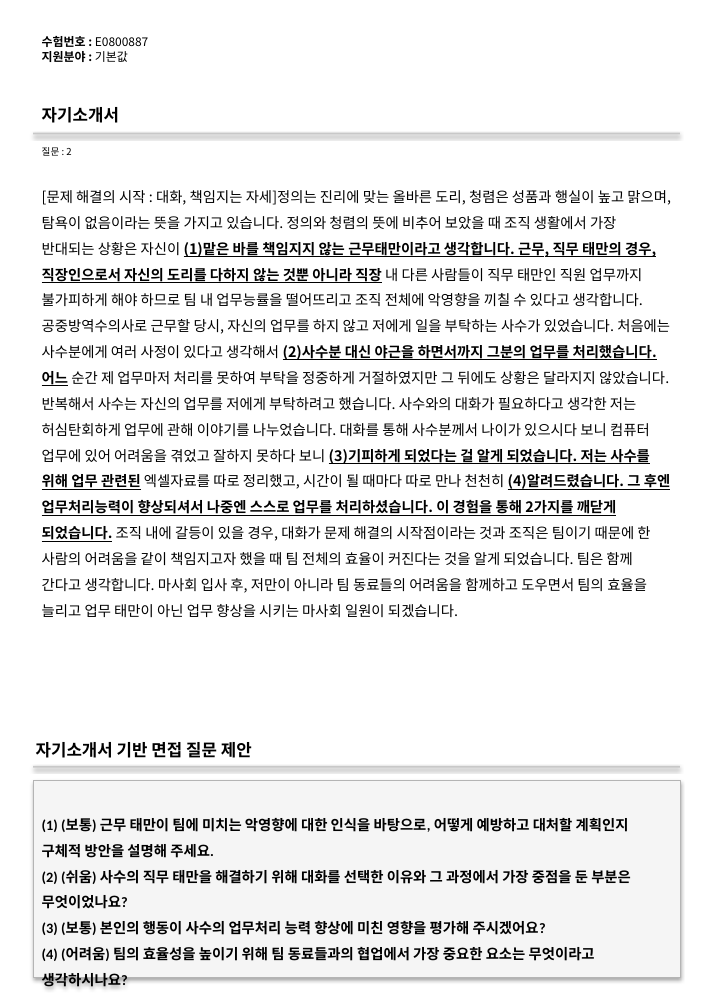
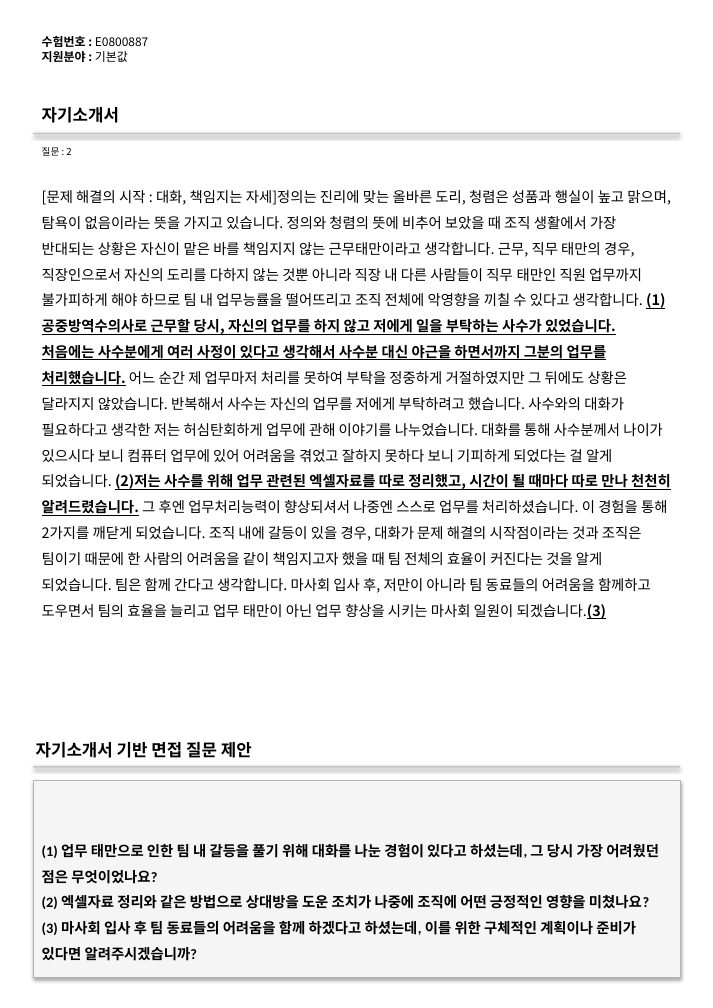
Before and after one commit to DaeGul2/isbr-auto-questionnaire, a slide deck: slide 6 of flask-server/outputs/output.pptx. Drawn at 713x1008 pixels with LibreOffice and Linux fonts; fonts in the diff are those of the drawing. Boxes give left, top, right and bottom in pixels: in the first picture for what was removed or moved away, otherwise in the second. Text is boxed around its words. In the diff, an @@ line names an element or a change of style, - is before the commit and + after.

Commit message:
프롬프트 및 파싱방법수정
원본 근거 텍스트 뱉고 그거 기반으로 인덱스검색

```diff
--- a/flask-server/outputs/output.pptx
+++ b/flask-server/outputs/output.pptx
@@ text at [42,190,671,619]: text changed @@
-[문제 해결의 시작 : 대화, 책임지는 자세]정의는 진리에 맞는 올바른 도리, 청렴은 성품과 행실이 높고 맑으며, 탐욕이 없음이라는 뜻을 가지고 있습니다. 정의와 청렴의 뜻에 비추어 보았을 때 조직 생활에서 가장 반대되는 상황은 자신이 (1)맡은 바를 책임지지 않는 근무태만이라고 생각합니다. 근무, 직무 태만의 경우, 직장인으로서 자신의 도리를 다하지 않는 것뿐 아니라 직장 내 다른 사람들이 직무 태만인 직원 업무까지 불가피하게 해야 하므로 팀 내 업무능률을 떨어뜨리고 조직 전체에 악영향을 끼칠 수 있다고 생각합니다. 공중방역수의사로 근무할 당시, 자신의 업무를 하지 않고 저에게 일을 부탁하는 사수가 있었습니다. 처음에는 사수분에게 여러 사정이 있다고 생각해서 (2)사수분 대신 야근을 하면서까지 그분의 업무를 처리했습니다. 어느 순간 제 업무마저 처리를 못하여 부탁을 정중하게 거절하였지만 그 뒤에도 상황은 달라지지 않았습니다. 반복해서 사수는 자신의 업무를 저에게 부탁하려고 했습니다. 사수와의 대화가 필요하다고 생각한 저는 허심탄회하게 업무에 관해 이야기를 나누었습니다. 대화를 통해 사수분께서 나이가 있으시다 보니 컴퓨터 업무에 있어 어려움을 겪었고 잘하지 못하다 보니 (3)기피하게 되었다는 걸 알게 되었습니다. 저는 사수를 위해 업무 관련된 엑셀자료를 따로 정리했고, 시간이 될 때마다 따로 만나 천천히 (4)알려드렸습니다. 그 후엔 업무처리능력이 향상되셔서 나중엔 스스로 업무를 처리하셨습니다. 이 경험을 통해 2가지를 깨닫게 되었습니다. 조직 내에 갈등이 있을 경우, 대화가 문제 해결의 시작점이라는 것과 조직은 팀이기 때문에 한 사람의 어려움을 같이 책임지고자 했을 때 팀 전체의 효율이 커진다는 것을 알게 되었습니다. 팀은 함께 간다고 생각합니다. 마사회 입사 후, 저만이 아니라 팀 동료들의 어려움을 함께하고 도우면서 팀의 효율을 늘리고 업무 태만이 아닌 업무 향상을 시키는 마사회 일원이 되겠습니다.
+[문제 해결의 시작 : 대화, 책임지는 자세]정의는 진리에 맞는 올바른 도리, 청렴은 성품과 행실이 높고 맑으며, 탐욕이 없음이라는 뜻을 가지고 있습니다. 정의와 청렴의 뜻에 비추어 보았을 때 조직 생활에서 가장 반대되는 상황은 자신이 맡은 바를 책임지지 않는 근무태만이라고 생각합니다. 근무, 직무 태만의 경우, 직장인으로서 자신의 도리를 다하지 않는 것뿐 아니라 직장 내 다른 사람들이 직무 태만인 직원 업무까지 불가피하게 해야 하므로 팀 내 업무능률을 떨어뜨리고 조직 전체에 악영향을 끼칠 수 있다고 생각합니다. (1)공중방역수의사로 근무할 당시, 자신의 업무를 하지 않고 저에게 일을 부탁하는 사수가 있었습니다. 처음에는 사수분에게 여러 사정이 있다고 생각해서 사수분 대신 야근을 하면서까지 그분의 업무를 처리했습니다. 어느 순간 제 업무마저 처리를 못하여 부탁을 정중하게 거절하였지만 그 뒤에도 상황은 달라지지 않았습니다. 반복해서 사수는 자신의 업무를 저에게 부탁하려고 했습니다. 사수와의 대화가 필요하다고 생각한 저는 허심탄회하게 업무에 관해 이야기를 나누었습니다. 대화를 통해 사수분께서 나이가 있으시다 보니 컴퓨터 업무에 있어 어려움을 겪었고 잘하지 못하다 보니 기피하게 되었다는 걸 알게 되었습니다. (2)저는 사수를 위해 업무 관련된 엑셀자료를 따로 정리했고, 시간이 될 때마다 따로 만나 천천히 알려드렸습니다. 그 후엔 업무처리능력이 향상되셔서 나중엔 스스로 업무를 처리하셨습니다. 이 경험을 통해 2가지를 깨닫게 되었습니다. 조직 내에 갈등이 있을 경우, 대화가 문제 해결의 시작점이라는 것과 조직은 팀이기 때문에 한 사람의 어려움을 같이 책임지고자 했을 때 팀 전체의 효율이 커진다는 것을 알게 되었습니다. 팀은 함께 간다고 생각합니다. 마사회 입사 후, 저만이 아니라 팀 동료들의 어려움을 함께하고 도우면서 팀의 효율을 늘리고 업무 태만이 아닌 업무 향상을 시키는 마사회 일원이 되겠습니다.(3)
@@ text in rectangle at [42,844,659,961]: text changed @@
-(1) (보통) 근무 태만이 팀에 미치는 악영향에 대한 인식을 바탕으로, 어떻게 예방하고 대처할 계획인지 구체적 방안을 설명해 주세요.
-(2) (쉬움) 사수의 직무 태만을 해결하기 위해 대화를 선택한 이유와 그 과정에서 가장 중점을 둔 부분은 무엇이었나요?
-(3) (보통) 본인의 행동이 사수의 업무처리 능력 향상에 미친 영향을 평가해 주시겠어요?
-(4) (어려움) 팀의 효율성을 높이기 위해 팀 동료들과의 협업에서 가장 중요한 요소는 무엇이라고 생각하시나요?
+(1) 업무 태만으로 인한 팀 내 갈등을 풀기 위해 대화를 나눈 경험이 있다고 하셨는데, 그 당시 가장 어려웠던 점은 무엇이었나요?
+(2) 엑셀자료 정리와 같은 방법으로 상대방을 도운 조치가 나중에 조직에 어떤 긍정적인 영향을 미쳤나요?
+(3) 마사회 입사 후 팀 동료들의 어려움을 함께 하겠다고 하셨는데, 이를 위한 구체적인 계획이나 준비가 있다면 알려주시겠습니까?
```
Also in this commit, not shown: 15 other slides changed, 180 slides removed, 11 other files.
